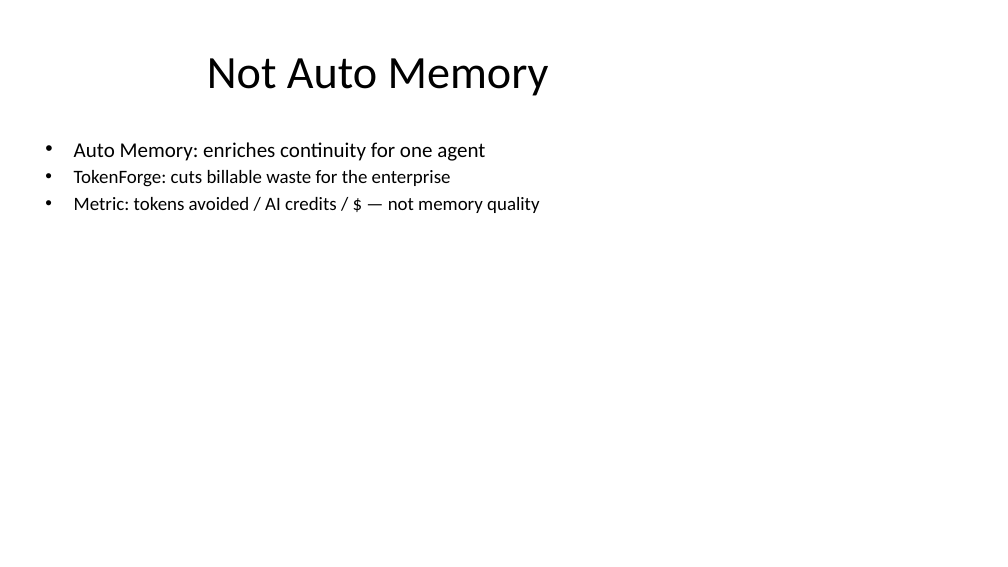
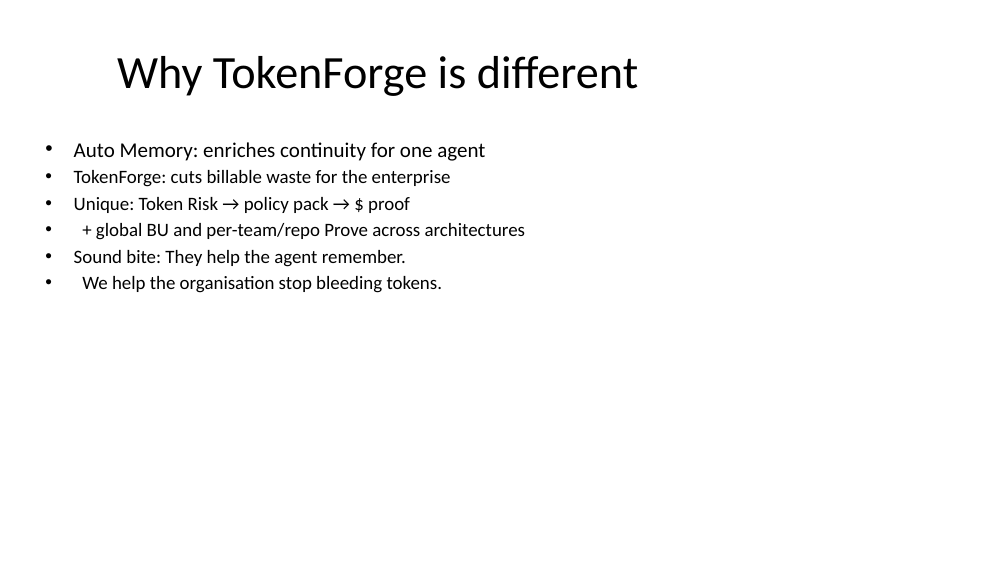
Before and after one commit to JordyNicholas/TokenForge, a slide deck: slide 4 of docs/pitch/TokenForge-Pitch.pptx (slide 9 before the commit). Drawn at 1008x567 pixels with LibreOffice and Linux fonts; fonts in the diff are those of the drawing. Boxes give left, top, right and bottom in pixels: in the first picture for what was removed or moved away, otherwise in the second. Text is boxed around its words. In the diff, an @@ line names an element or a change of style, - is before the commit and + after.

```diff
--- a/docs/pitch/TokenForge-Pitch.pptx
+++ b/docs/pitch/TokenForge-Pitch.pptx
@@ title at bbox=[117, 56, 638, 96]: text changed @@
-Not Auto Memory
+Why TokenForge is different
@@ text at bbox=[74, 197, 525, 293]: text changed @@
-• Metric: tokens avoided / AI credits / $ — not memory quality
+• Unique: Token Risk → policy pack → $ proof
+• + global BU and per-team/repo Prove across architectures
+• Sound bite: They help the agent remember.
+• We help the organisation stop bleeding tokens.
```
Also in this commit, not shown: 5 other slides changed, 2 slides added, 2 slides removed, 5 other files.
